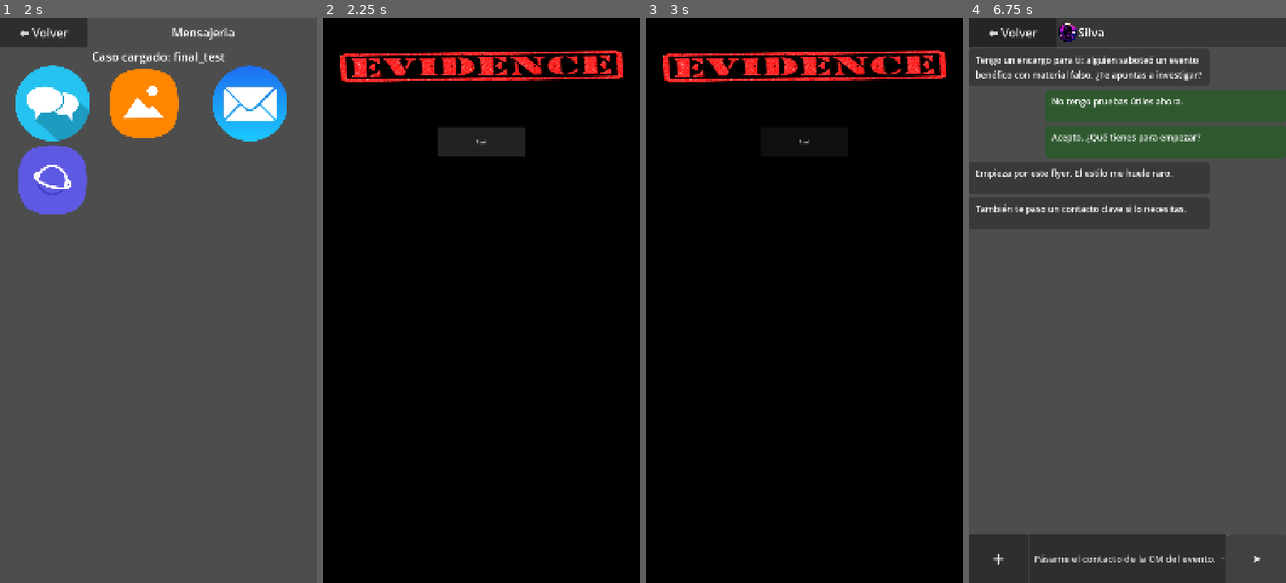
Above: before the commit, frames 1-4 (left to right).
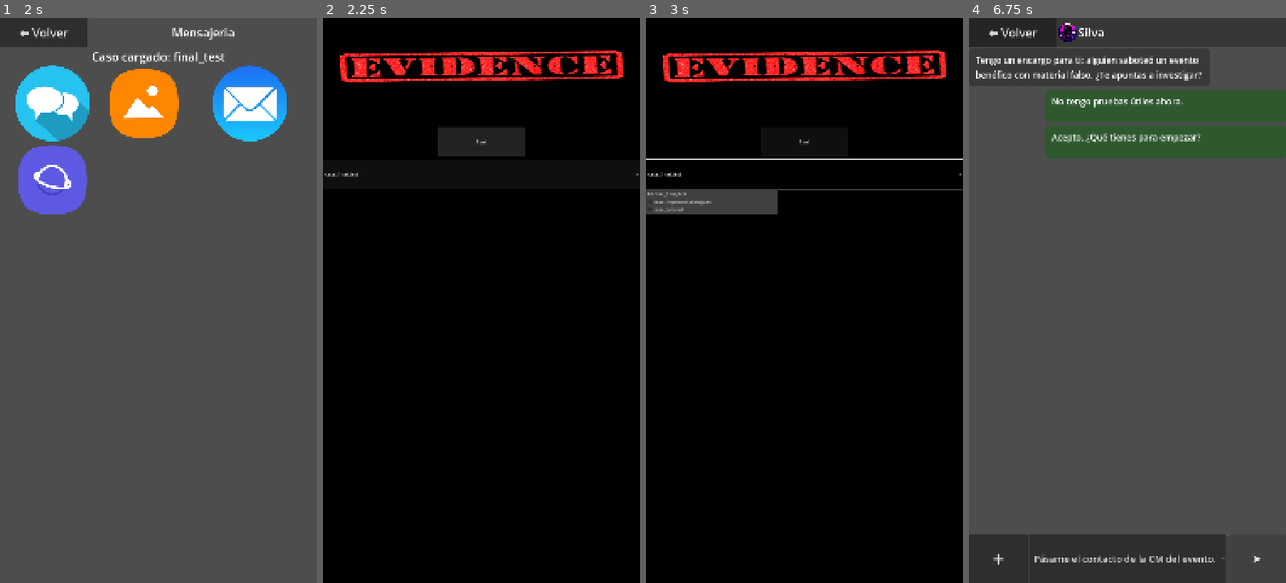
Above: after the commit, the same moments.

Repository: RGVylar/e-vidence
Game: Godot game, scene res://scenes/apps/Chat.tscn
Two runs of this game, one before a commit and one after it. Both use one fixed random seed, a clock stepped at 60 frames per second and the inputs below. This scene is started directly instead of the project's main scene.
Inputs (mouse positions are in pixels of both pictures, inside the frame that each line leads up to):
- Up to frame 1 (2 s): click "⬅ Volver" at 0.5 s; click "⬅ Volver" at 1.25 s
- Up to frame 2 (2.25 s): click "⬅ Volver" at 2 s
- Up to frame 3 (3 s): click (804, 176) at 2.75 s, where only the run after the commit has a clickable "case_final_test"
- Up to frame 4 (6.75 s): click "Start" at 3.5 s; click (1022, 102) at 4.25 s; click (1127, 85) at 5 s; click "+" at 5.75 s; click "➤" at 6.5 s

Frame 1 is identical in both runs. In frame 2, less than 0.1% of the frame differs, in the area x 0-100%, y 27-29%; in frame 3, 2.3%, in the area x 0-100%, y 24-35%; in frame 4, 0.8%.

Commit message:
feat: npc takes time to type

Diff:
--- a/project/autoload/DB.gd
+++ b/project/autoload/DB.gd
@@ -347,3 +347,27 @@
 		if _meets_requires(reqs):
 			out.append(c)
 	return out
+
+func _case_timing_defaults() -> Dictionary:
+	var case_data := DB.current_case as Dictionary
+	return case_data.get("timing", {}) as Dictionary
+
+func _contact_timing(contact_id: String) -> Dictionary:
+	var case_data := DB.current_case as Dictionary
+	for c_v in (case_data.get("contacts", []) as Array):
+		var c := c_v as Dictionary
+		if String(c.get("id","")) == contact_id:
+			return c.get("timing", {}) as Dictionary
+	return {}
+
+func _timing_number(src: Dictionary, key: String, fallback: float) -> float:
+	return float(src.get(key, fallback))
+
+func _resolve_timing_for_contact(contact_id: String) -> Dictionary:
+	var d := _case_timing_defaults()
+	var c := _contact_timing(contact_id)
+	# merge simple: lo definido en contacto pisa a global
+	var out := {}  # Dictionary
+	for k in d.keys(): out[k] = d[k]
+	for k in c.keys(): out[k] = c[k]
+	return out
--- a/project/project.godot
+++ b/project/project.godot
@@ -13,7 +13,7 @@
 config/name="e-vidence"
 config/version="0.0.1"
 run/main_scene="uid://onh34eg11o8u"
-config/features=PackedStringArray("4.4", "GL Compatibility")
+config/features=PackedStringArray("4.5", "GL Compatibility")
 config/icon="res://icon.svg"
 
 [autoload]
@@ -26,6 +26,7 @@
 
 window/size/viewport_width=1080
 window/size/viewport_height=1920
+window/size/mode=2
 window/stretch/mode="canvas_items"
 window/stretch/aspect="keep_height"
 window/handheld/orientation=1
--- a/project/scenes/Main.tscn
+++ b/project/scenes/Main.tscn
@@ -40,3 +40,8 @@
 layout_mode = 2
 size_flags_horizontal = 4
 text = "Start"
+
+[node name="CaseSelect" type="OptionButton" parent="ColorRect/VBoxContainer"]
+unique_name_in_owner = true
+custom_minimum_size = Vector2(0, 100)
+layout_mode = 2
--- a/project/scenes/apps/Browser.tscn
+++ b/project/scenes/apps/Browser.tscn
@@ -12,6 +12,7 @@
 script = ExtResource("1_ofx7s")
 
 [node name="VBoxContainer" type="VBoxContainer" parent="."]
+layout_mode = 0
 offset_right = 899.0
 offset_bottom = 40.0
 
--- a/project/scenes/apps/Chat.tscn
+++ b/project/scenes/apps/Chat.tscn
@@ -1,6 +1,7 @@
-[gd_scene load_steps=2 format=3 uid="uid://br77pbjcy3pwi"]
+[gd_scene load_steps=3 format=3 uid="uid://br77pbjcy3pwi"]
 
 [ext_resource type="Script" uid="uid://cmxkafvosm271" path="res://scenes/apps/chat.gd" id="1_nawxj"]
+[ext_resource type="AudioStream" uid="uid://bua2hmi7mrf82" path="res://assets/sfx/notification.ogg" id="2_3db4a"]
 
 [node name="Chat" type="Control"]
 layout_mode = 3
@@ -60,7 +61,7 @@
 
 [node name="Avatar" type="TextureRect" parent="MarginContainer/VBoxContainer/TopBar/ColorRect/HBoxContainer/AvatarWrap"]
 unique_name_in_owner = true
-layout_mode = 2
+layout_mode = 0
 expand_mode = 1
 stretch_mode = 5
 
@@ -111,3 +112,8 @@
 layout_mode = 2
 theme_override_font_sizes/font_size = 40
 text = "➤"
+
+[node name="AudioStreamPlayer" type="AudioStreamPlayer" parent="."]
+unique_name_in_owner = true
+stream = ExtResource("2_3db4a")
+volume_db = -10.0
--- a/project/scenes/apps/chat.gd
+++ b/project/scenes/apps/chat.gd
@@ -14,7 +14,16 @@
 @onready var add_btn: Button            = get_node_or_null("%BtnAdd")       as Button
 @onready var send_btn: Button           = get_node_or_null("%BtnSend")      as Button
 @onready var choice_picker: OptionButton = get_node_or_null("%ChoicePicker") as OptionButton
-
+@onready var _sfx_player: AudioStreamPlayer = %AudioStreamPlayer
+
+@export_range(0.0, 5.0, 0.05) var message_interval: float = 0.35 # SOLO para histórico
+@export_range(0.0, 3.0, 0.05) var npc_typing_min: float = 0.30   # tecleo mínimo por mensaje
+@export_range(0.0, 6.0, 0.05) var npc_typing_max: float = 1.25   # tecleo máximo por mensaje
+@export_range(0.0, 3.0, 0.05) var npc_between_msgs: float = 0.30 # pausa entre mensajes del NPC
+@export_range(0.0, 3.0, 0.05) var npc_reaction_delay: float = 0.50
+
+var _npc_reply_running := false
+var _typing_row: HBoxContainer = null
 var _opts_cache: Array = []
 
 const PATH_MESSAGING := "res://scenes/apps/Messaging.tscn"
@@ -30,6 +39,10 @@
 	if btn_back:     btn_back.pressed.connect(_on_back_pressed)
 	if add_btn:      add_btn.pressed.connect(_on_add_pressed)
 	if send_btn:     send_btn.pressed.connect(_on_send_pressed)
+
+	if _sfx_player == null:
+		_sfx_player = AudioStreamPlayer.new()
+		add_child(_sfx_player)
 
 	var case_data: Dictionary = DB.current_case as Dictionary
 	var contact_id := GameState.current_thread
@@ -90,10 +103,8 @@
 		history = (entry as Dictionary).get("history", []) as Array
 
 	for n in chat_box.get_children(): n.queue_free()
-	for m_v in history:
-		var m: Dictionary = m_v as Dictionary
-		_add_bubble(String(m.get("from","")), String(m.get("text","")))
-	# dbg("rendered msgs: %d" % i)
+
+	call_deferred("_start_history_render", history)
 
 	chat_box.add_theme_constant_override("separation", 12)
 
@@ -149,6 +160,9 @@
 	row.add_child(bubble)
 	chat_box.add_child(row)
 
+	# --- sonido al aparecer ---
+	_play_message_sfx()
+
 # ---------- Bottom bar actions ----------
 
 func _on_add_pressed() -> void:
@@ -185,8 +199,15 @@
 			var res := DB.apply_evidence(contact_id, evid_id)
 			if not res.is_empty():
 				_add_bubble("Yo", String(res.get("player_text","Presento prueba.")))
-				for line_v in (res.get("npc_reply", []) as Array):
-					_add_bubble(name_lbl.text if name_lbl else "NPC", String(line_v))
+
+				if npc_reaction_delay > 0.0:
+					await get_tree().create_timer(npc_reaction_delay).timeout
+
+				await _play_npc_reply_sequence(
+					res.get("npc_reply", []) as Array,
+					name_lbl.text if name_lbl else "NPC"
+				)
+
 				_refresh_replies()   # por si desbloquea opciones
 				_scroll_to_bottom()
 		pm.queue_free()
@@ -227,8 +248,17 @@
 			dbg("apply_option('%s') -> empty=%s" % [opt_id, str(result.is_empty())])
 			if not result.is_empty():
 				_add_bubble("Yo", String(result.get("player_text", text)))
-				for line_v in (result.get("npc_reply", []) as Array):
-					_add_bubble(name_lbl.text if name_lbl else "NPC", String(line_v))
+
+
+				# Espera antes de que el NPC haga algo
+				if npc_reaction_delay > 0.0:
+					await get_tree().create_timer(npc_reaction_delay).timeout
+
+				await _play_npc_reply_sequence(
+					result.get("npc_reply", []) as Array,
+					name_lbl.text if name_lbl else "NPC"
+				)
+
 				_refresh_replies()
 				_scroll_to_bottom()
 				return
@@ -375,3 +405,98 @@
 	await get_tree().process_frame
 	var sc := chat_box.get_parent() as ScrollContainer
 	if sc: sc.scroll_vertical = sc.get_v_scroll_bar().max_value
+
+func _render_history_sequential(history: Array) -> void:
+	print("[CHAT] message_interval =", message_interval)
+
+	var t := Timer.new()
+	t.one_shot = true
+	add_child(t)
+
+	for m_v in history:
+		var m: Dictionary = m_v as Dictionary
+		_add_bubble(String(m.get("from","")), String(m.get("text","")))
+		await get_tree().create_timer(0.01).timeout
+
+		# 🔸 cede un frame para que pinte esta burbuja
+		await get_tree().process_frame
+
+		_scroll_to_bottom()
+
+		# 🔸 pausa entre mensajes
+		if message_interval > 0.0:
+			t.start(message_interval)
+			await t.timeout
+
+func _play_message_sfx() -> void:
+	if not is_instance_valid(_sfx_player) or _sfx_player.stream == null:
+		return
+	_sfx_player.play()
+
+func _start_history_render(history: Array) -> void:
+	await get_tree().process_frame  # cede 1 frame una vez
+	await _render_history_sequential(history)
+
+func _typing_start(sender_name: String) -> void:
+	_typing_end() # limpia por si acaso
+	_typing_row = HBoxContainer.new()
+	_typing_row.size_flags_horizontal = Control.SIZE_EXPAND_FILL
+	_typing_row.alignment = BoxContainer.ALIGNMENT_BEGIN
+
+	var bubble := PanelContainer.new()
+	var sb := StyleBoxFlat.new()
+	sb.corner_radius_top_left = 12
+	sb.corner_radius_top_right = 12
+	sb.corner_radius_bottom_left = 12
+	sb.corner_radius_bottom_right = 12
+	sb.content_margin_left = 22
+	sb.content_margin_right = 22
+	sb.content_margin_top = 18
+	sb.content_margin_bottom = 18
+	sb.bg_color = Color(0.22,0.22,0.22,0.95)
+	bubble.add_theme_stylebox_override("panel", sb)
+
+	var lbl := Label.new()
+	lbl.text = "···" % sender_name
+	lbl.add_theme_font_size_override("font_size", 28)
+	bubble.add_child(lbl)
+
+	_typing_row.add_child(bubble)
+	chat_box.add_child(_typing_row)
+	_scroll_to_bottom()
+
+func _typing_end() -> void:
+	if is_instance_valid(_typing_row):
+		_typing_row.queue_free()
+	_typing_row = null
+
+func _npc_typing_duration_for(text: String) -> float:
+	# Duración simple por longitud (¡ajústalo a tu gusto!)
+	var base := 0.02 * float(text.length()) # 20 ms por carácter
+	return clamp(base, npc_typing_min, npc_typing_max)
+
+# Secuencia de respuestas del NPC (con "escribiendo..." + pausas)
+func _play_npc_reply_sequence(lines: Array, npc_name: String) -> void:
+	if _npc_reply_running:
+		# opcional: podrías encolar; por simplicidad, esperamos a que acabe
+		while _npc_reply_running:
+			await get_tree().process_frame
+
+	_npc_reply_running = true
+
+	for line_v in lines:
+		var line := String(line_v)
+
+		_typing_start(npc_name)
+		var t := _npc_typing_duration_for(line)
+		if t > 0.0:
+			await get_tree().create_timer(t).timeout
+		_typing_end()
+
+		_add_bubble(npc_name, line)
+		_scroll_to_bottom()
+
+		if npc_between_msgs > 0.0:
+			await get_tree().create_timer(npc_between_msgs).timeout
+
+	_npc_reply_running = false
--- a/project/scenes/main.gd
+++ b/project/scenes/main.gd
@@ -1,9 +1,60 @@
 extends Control
 
 @onready var btn_start: Button = %BtnStart
+@onready var case_select: OptionButton = %CaseSelect
+
+var cases: Array[Dictionary] = []  # [{id, title, path}]
 
 func _ready() -> void:
 	btn_start.pressed.connect(_on_start_pressed)
+	case_select.item_selected.connect(_on_case_selected)
+	_populate_cases()
+	# Preselecciona el caso actual si existe
+	for i in cases.size():
+		var d: Dictionary = cases[i]
+		if (d.get("id", "") as String) == GameState.current_case_id:
+			case_select.select(i)
+			break
+
+func _populate_cases() -> void:
+	cases.clear()
+	case_select.clear()
+	for d in _scan_cases("res://data"):
+		cases.append(d)
+		case_select.add_item(d.get("title", d.get("id", "")) as String)
+
+func _scan_cases(path: String) -> Array[Dictionary]:
+	var out: Array[Dictionary] = []
+	var dir := DirAccess.open(path)
+	if dir == null:
+		push_warning("No se puede abrir: %s" % path)
+		return out
+	dir.list_dir_begin()
+	var name := dir.get_next()
+	while name != "":
+		if not dir.current_is_dir() and name.ends_with(".json"):
+			var f := FileAccess.open(path + "/" + name, FileAccess.READ)
+			if f:
+				var text := f.get_as_text()
+				var parsed: Variant = JSON.parse_string(text)
+				if typeof(parsed) == TYPE_DICTIONARY:
+					var data: Dictionary = parsed
+					var id: String = data.get("id", name.get_basename()) as String
+					var title: String = data.get("title", id) as String
+					out.append({"id": id, "title": title, "path": path + "/" + name})
+		name = dir.get_next()
+	dir.list_dir_end()
+	out.sort_custom(func(a: Dictionary, b: Dictionary) -> bool:
+		return (a.get("title", "") as String) < (b.get("title", "") as String))
+	return out
+
+func _on_case_selected(index: int) -> void:
+	if index >= 0 and index < cases.size():
+		var d: Dictionary = cases[index]
+		GameState.current_case_id = d.get("id", "") as String
 
 func _on_start_pressed() -> void:
-	get_tree().change_scene_to_file("res://scenes//Home.tscn")
+	# Si no se ha tocado el selector pero hay elementos, aplica el primero
+	if case_select.selected < 0 and cases.size() > 0:
+		_on_case_selected(0)
+	get_tree().change_scene_to_file("res://scenes/Home.tscn")
Binary file added: project/assets/case/elena_pilar/cats/auri.jpg
Not shown, added: project/assets/case/elena_pilar/cats/auri.jpg.import
Binary file added: project/assets/case/elena_pilar/cats/cosmo.jpg
Not shown, added: project/assets/case/elena_pilar/cats/cosmo.jpg.import
Binary file added: project/assets/case/elena_pilar/cats/move_notice.png
Not shown, added: project/assets/case/elena_pilar/cats/move_notice.png.import
Not shown, added: project/assets/sfx/notification.ogg.import
Not shown, added: project/assets/sfx/notification.ogg
